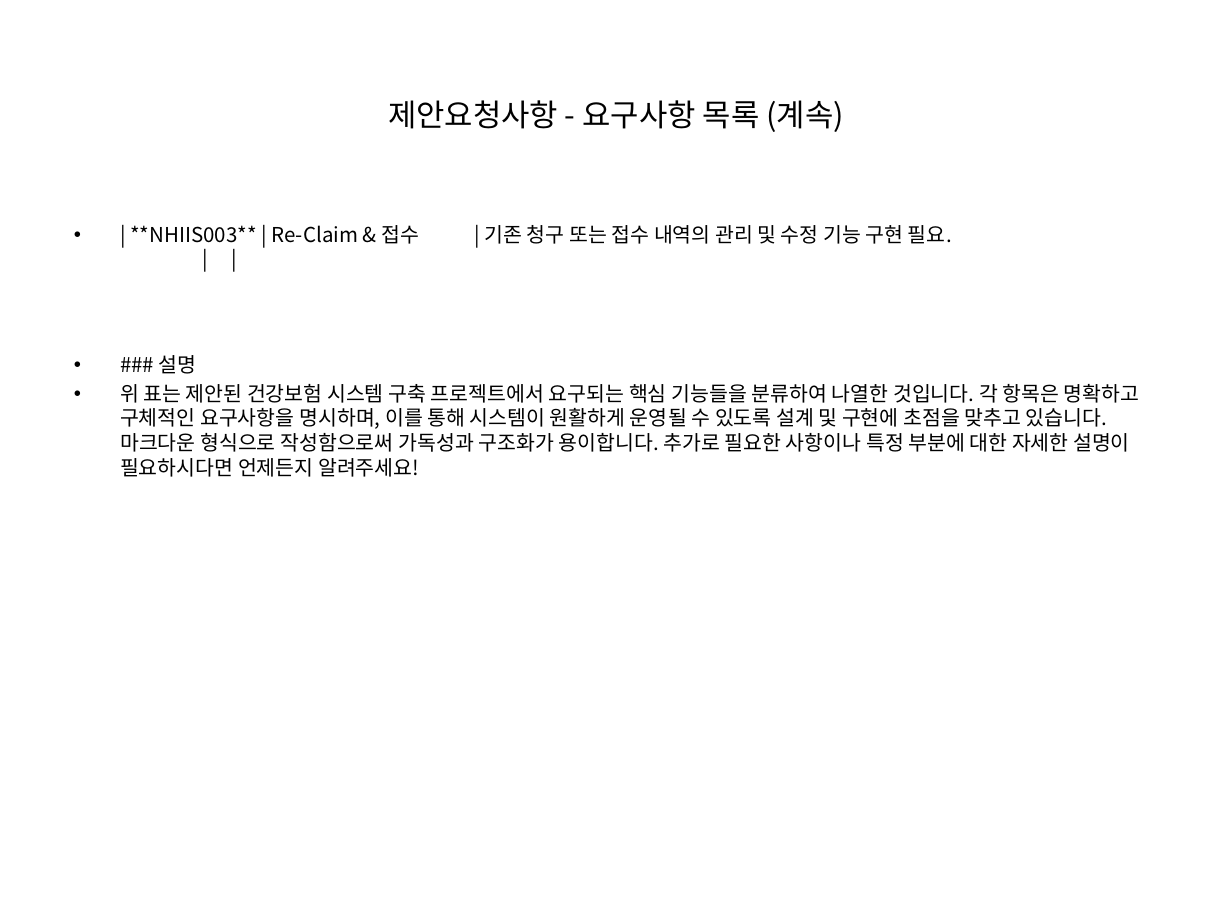
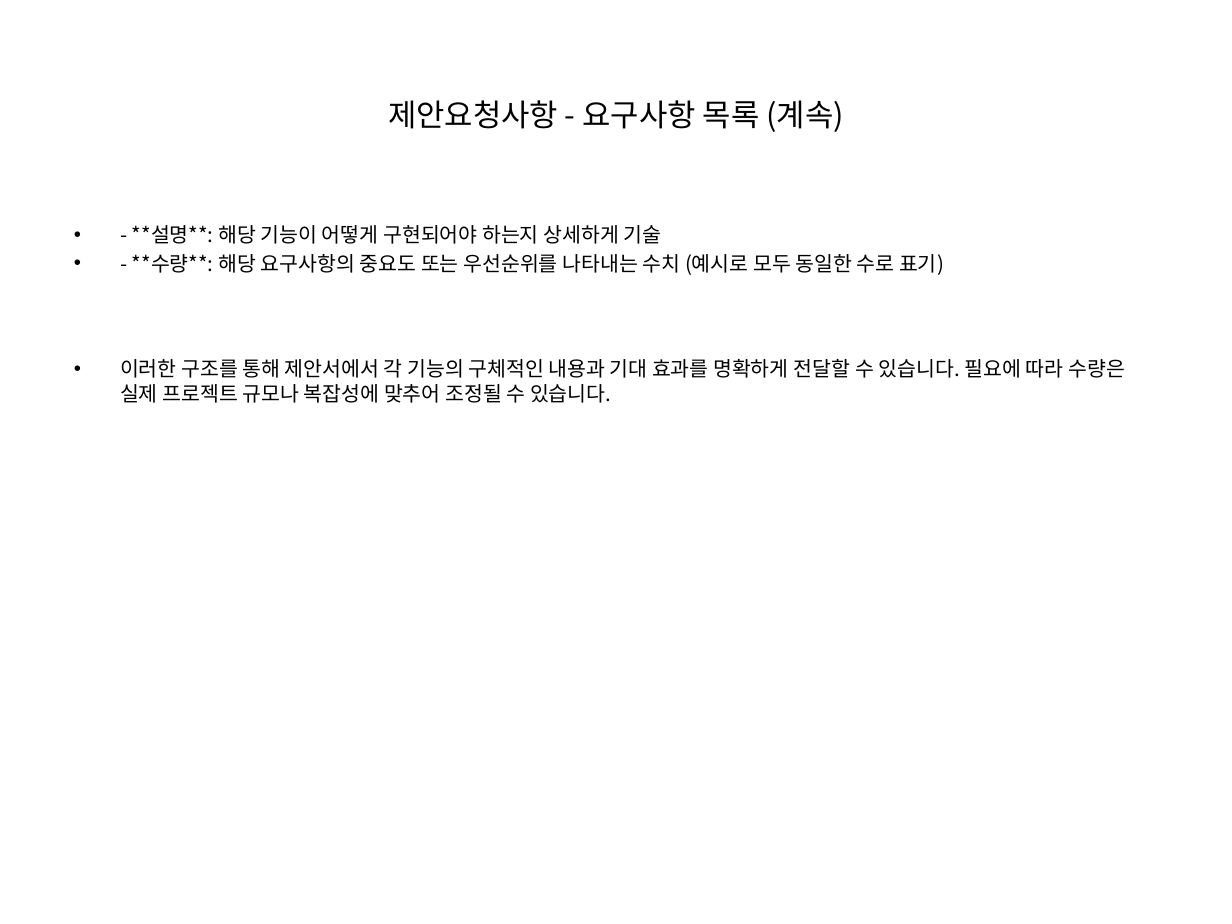
Before and after one commit to anskong/llm_mission, a slide deck: slide 29 of generated_ppt.pptx (slide 22 before the commit). Drawn at 1232x924 pixels with LibreOffice and Linux fonts; fonts in the diff are those of the drawing. Boxes give left, top, right and bottom in pixels: in the first picture for what was removed or moved away, otherwise in the second. Text is boxed around its words. In the diff, an @@ line names an element or a change of style, - is before the commit and + after.

```diff
--- a/generated_ppt.pptx
+++ b/generated_ppt.pptx
@@ text at <box>120,225,1125,403</box>: text changed @@
-• | **NHIIS003** | Re-Claim & 접수 | 기존 청구 또는 접수 내역의 관리 및 수정 기능 구현 필요. | |
-• ### 설명
-• 위 표는 제안된 건강보험 시스템 구축 프로젝트에서 요구되는 핵심 기능들을 분류하여 나열한 것입니다. 각 항목은 명확하고 구체적인 요구사항을 명시하며, 이를 통해 시스템이 원활하게 운영될 수 있도록 설계 및 구현에 초점을 맞추고 있습니다. 마크다운 형식으로 작성함으로써 가독성과 구조화가 용이합니다. 추가로 필요한 사항이나 특정 부분에 대한 자세한 설명이 필요하시다면 언제든지 알려주세요!
+• - **설명**: 해당 기능이 어떻게 구현되어야 하는지 상세하게 기술
+• - **수량**: 해당 요구사항의 중요도 또는 우선순위를 나타내는 수치 (예시로 모두 동일한 수로 표기)
+• 이러한 구조를 통해 제안서에서 각 기능의 구체적인 내용과 기대 효과를 명확하게 전달할 수 있습니다. 필요에 따라 수량은 실제 프로젝트 규모나 복잡성에 맞추어 조정될 수 있습니다.
```
Also in this commit, not shown: 20 other slides changed, 7 slides added, 5 other files.
